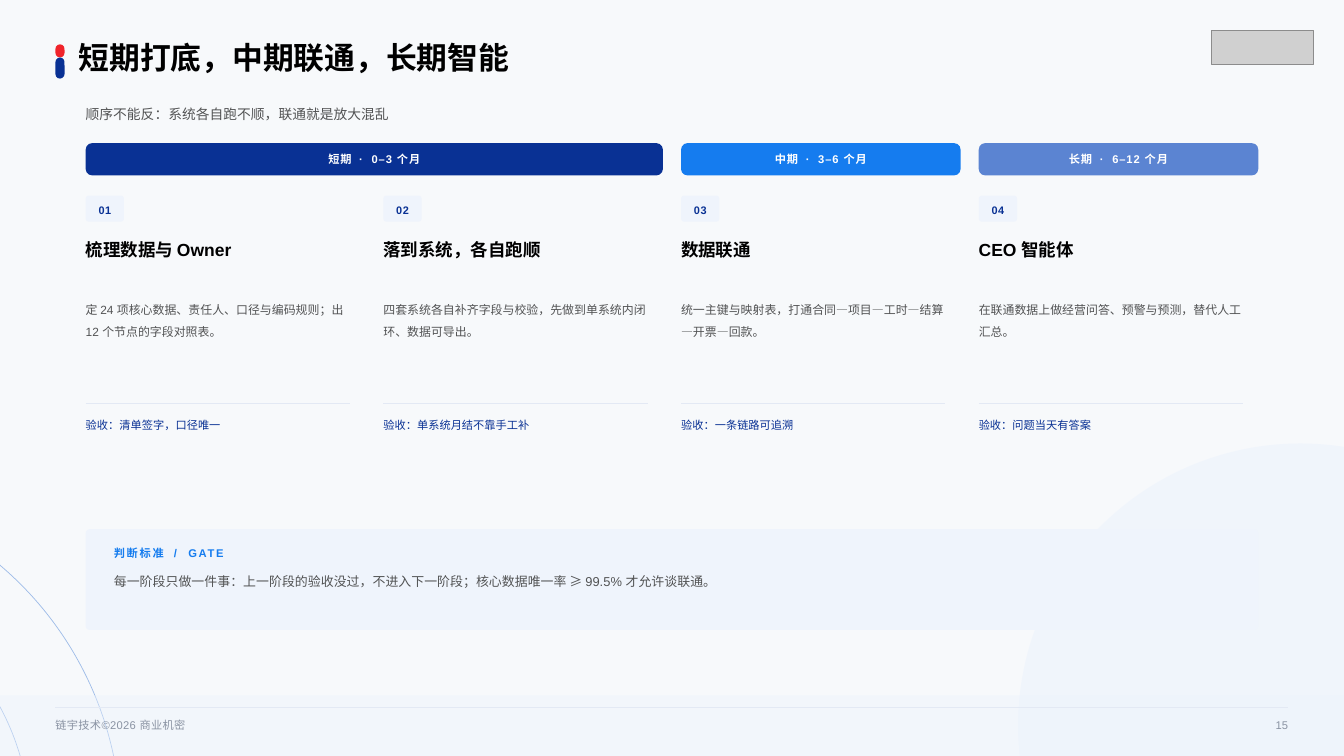
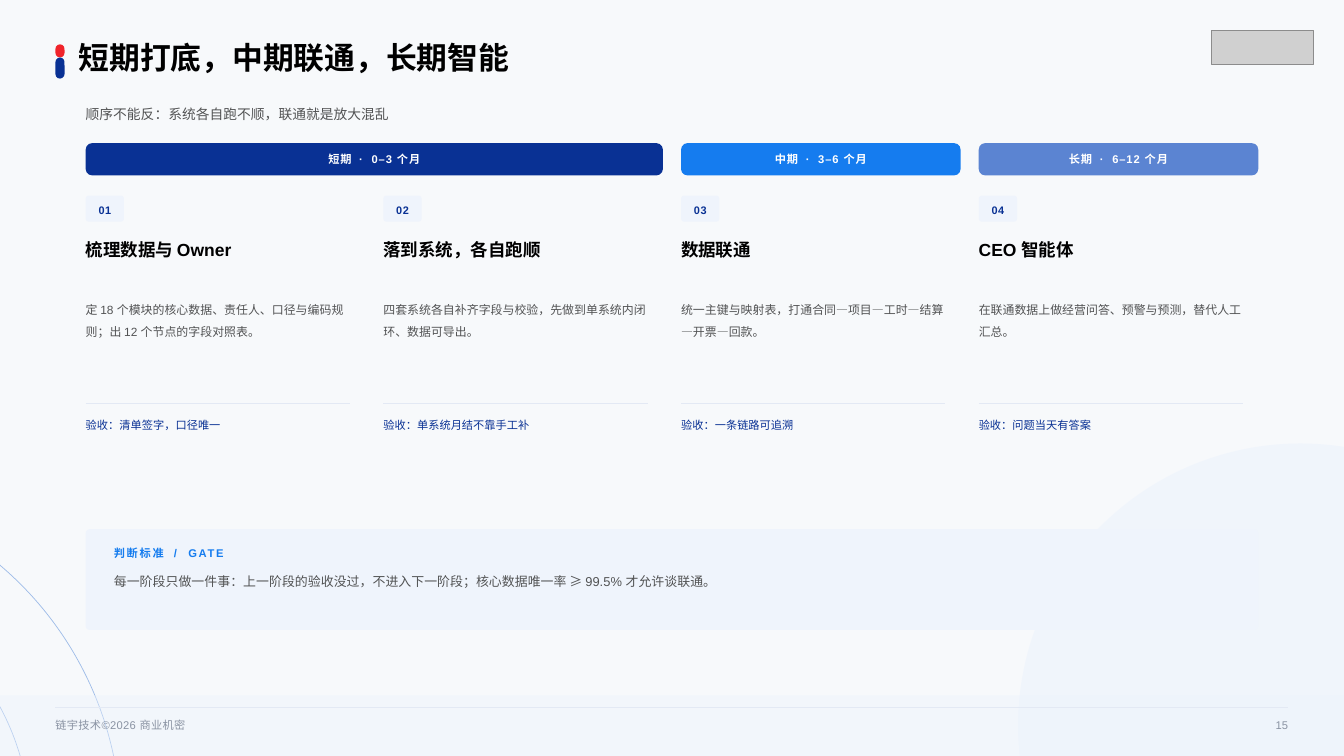
Before and after one commit to 7XDDD/CEOagent, a slide deck: slide 15 of 链宇技术-业务链路与核心数据-大纲版.pptx. Drawn at 1344x756 pixels with LibreOffice and Linux fonts; fonts in the diff are those of the drawing; grey boxes stand for pictures. Boxes give left, top, right and bottom in pixels: in the first picture for what was removed or moved away, otherwise in the second. Text is boxed around its words. In the diff, an @@ line names an element or a change of style, - is before the commit and + after.

```diff
--- a/链宇技术-业务链路与核心数据-大纲版.pptx
+++ b/链宇技术-业务链路与核心数据-大纲版.pptx
@@ text at bbox=[86, 304, 344, 338]: text changed @@
-定 24 项核心数据、责任人、口径与编码规则；出 12 个节点的字段对照表。
+定 18 个模块的核心数据、责任人、口径与编码规则；出 12 个节点的字段对照表。
```
Also in this commit, not shown: 3 other slides changed, 1 slide added, 1 slide removed, 3 other files.
